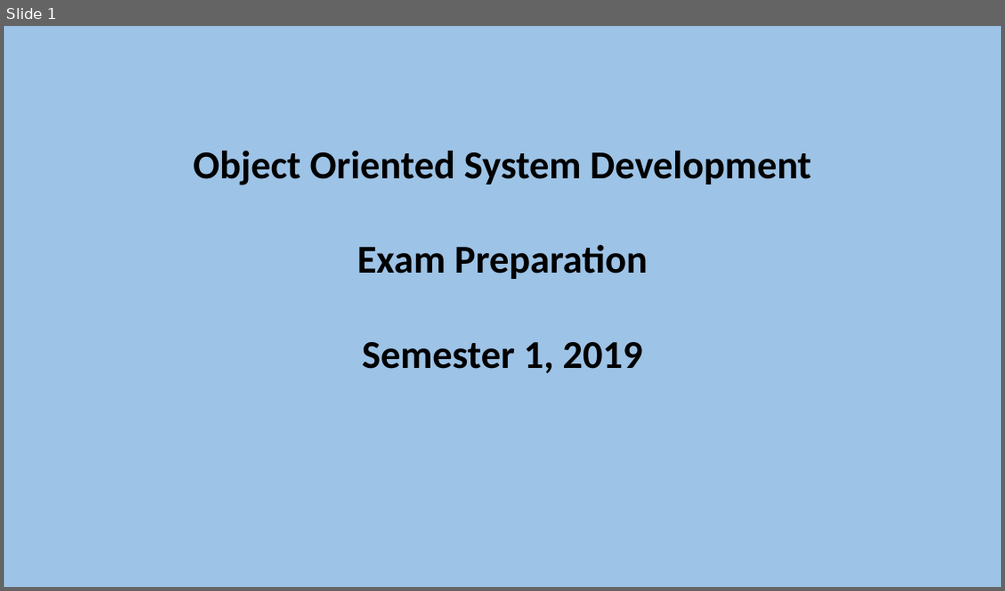
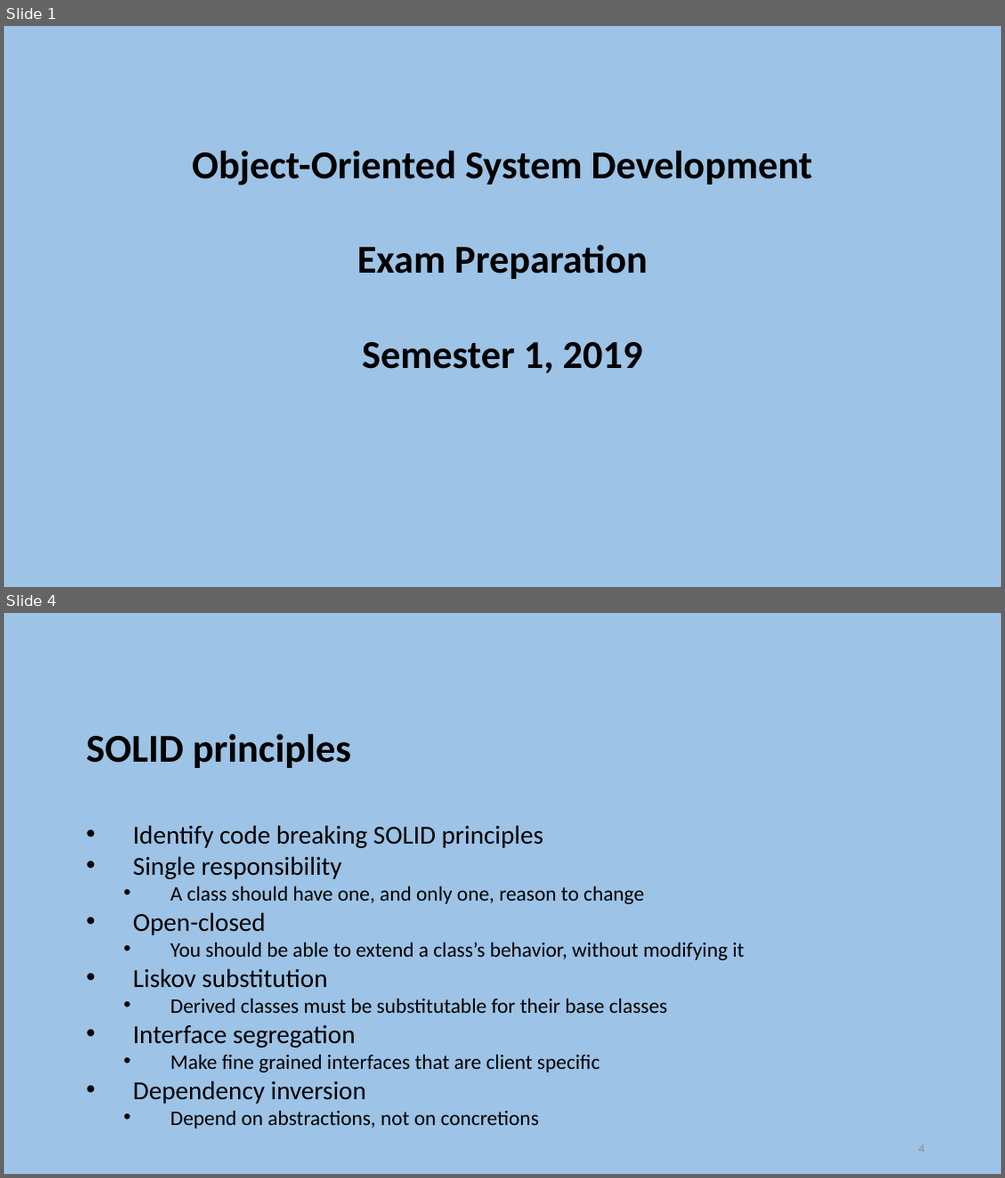
Before and after one commit to szetko/course-materials, a slide deck: OOSD/Exam Preparation/Exam Preparation.pptx. Shown one above the other, each under a label of ours: slide 1 before the commit, slides 1 and 4 after it; the slides between them are not shown. The pictures are 1005x591 and 1005x1178 pixels, drawn with LibreOffice and Linux fonts; fonts in the diff are those of the drawing. Boxes give left, top, right and bottom in pixels: in the first picture for what was removed or moved away, otherwise in the second. Text is boxed around its words. In the diff, an @@ line names an element or a change of style, - is before the commit and + after.

```diff
--- a/OOSD/Exam Preparation/Exam Preparation.pptx
+++ b/OOSD/Exam Preparation/Exam Preparation.pptx
@@ slide 4 added at (x1=4, y1=613, x2=1001, y2=1174), background #9DC3E6 @@
@@ text added at (x1=86, y1=734, x2=744, y2=1128), 20 pt, text #000000 @@
+SOLID principles
+    • Identify code breaking SOLID principles
+    • Single responsibility
+      • A class should have one, and only one, reason to change
+    • Open-closed
+      • You should be able to extend a class’s behavior, without modifying it
+    • Liskov substitution
+      • Derived classes must be substitutable for their base classes
+    • Interface segregation
+      • Make fine grained interfaces that are client specific
+    • Dependency inversion
+      • Depend on abstractions, not on concretions
@@ page number added at (x1=918, y1=1144, x2=924, y2=1152), 12 pt, text #8C8C8C @@
+4
@@ slide 1 changed as well @@
@@ text at (x1=192, y1=151, x2=813, y2=185): text changed @@
-Object Oriented System Development
+Object-Oriented System Development
```
Also in this commit, not shown: 5 other slides changed, 1 other slide added, 1 slide removed, 4 other files.
